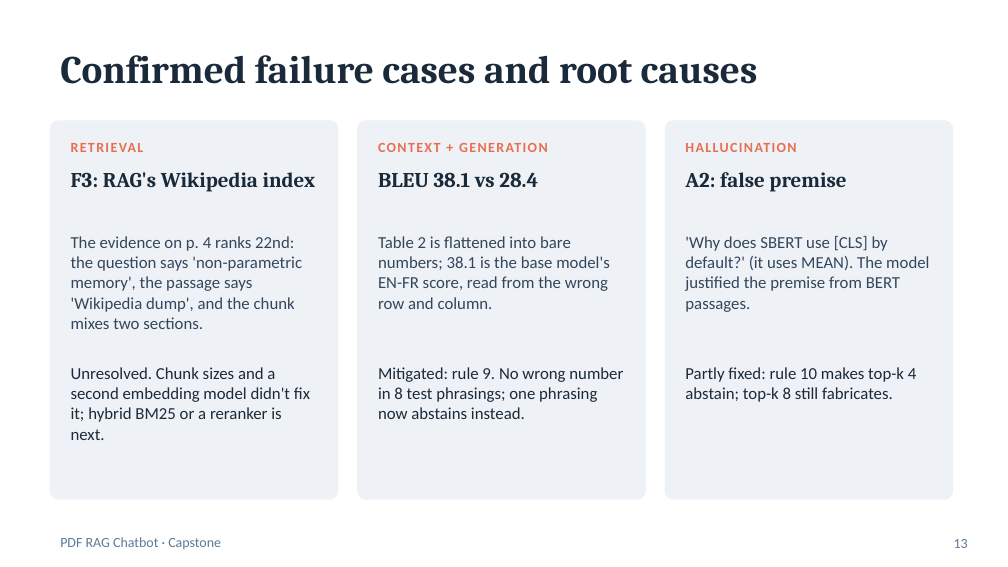
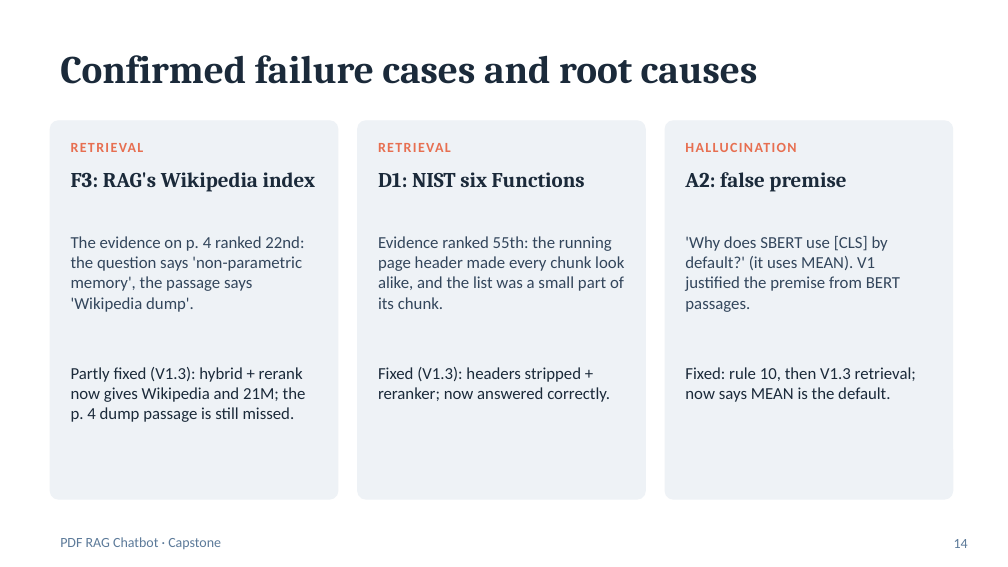
Before and after one commit to sabareesh-r23/pdf-rag-chatbot-old, a slide deck: slide 14 of docs/presentation/RAG_PDF_Chatbot_Capstone.pptx (slide 13 before the commit). Drawn at 1008x567 pixels with LibreOffice and Linux fonts; fonts in the diff are those of the drawing. Boxes give left, top, right and bottom in pixels: in the first picture for what was removed or moved away, otherwise in the second. Text is boxed around its words. In the diff, an @@ line names an element or a change of style, - is before the commit and + after.

```diff
--- a/docs/presentation/RAG_PDF_Chatbot_Capstone.pptx
+++ b/docs/presentation/RAG_PDF_Chatbot_Capstone.pptx
@@ text at [378,143,451,152]: text changed @@
-CONTEXT + GENERATION
+RETRIEVAL
@@ text at [378,172,585,187]: text changed @@
-BLEU 38.1 vs 28.4
+D1: NIST six Functions
@@ text at [71,236,304,312]: text changed @@
-The evidence on p. 4 ranks 22nd: the question says 'non-parametric memory', the passage says 'Wikipedia dump', and the chunk mixes two sections.
+The evidence on p. 4 ranked 22nd: the question says 'non-parametric memory', the passage says 'Wikipedia dump'.
@@ text at [378,236,624,309]: text changed @@
-Table 2 is flattened into bare numbers; 38.1 is the base model's EN-FR score, read from the wrong row and column.
+Evidence ranked 55th: the running page header made every chunk look alike, and the list was a small part of its chunk.
@@ text at [685,236,900,312]: text changed @@
-'Why does SBERT use [CLS] by default?' (it uses MEAN). The model justified the premise from BERT passages.
+'Why does SBERT use [CLS] by default?' (it uses MEAN). V1 justified the premise from BERT passages.
@@ text at [71,367,306,422]: text changed @@
-Unresolved. Chunk sizes and a second embedding model didn't fix it; hybrid BM25 or a reranker is next.
+Partly fixed (V1.3): hybrid + rerank now gives Wikipedia and 21M; the p. 4 dump passage is still missed.
@@ text at [378,367,610,402]: text changed @@
-Mitigated: rule 9. No wrong number in 8 test phrasings; one phrasing now abstains instead.
+Fixed (V1.3): headers stripped + reranker; now answered correctly.
@@ text at [685,367,916,402]: text changed @@
-Partly fixed: rule 10 makes top-k 4 abstain; top-k 8 still fabricates.
+Fixed: rule 10, then V1.3 retrieval; now says MEAN is the default.
@@ page number at [954,539,968,548]: text changed @@
-13
+14
```
Also in this commit, not shown: 5 other slides changed, 1 slide added, 34 other files.
